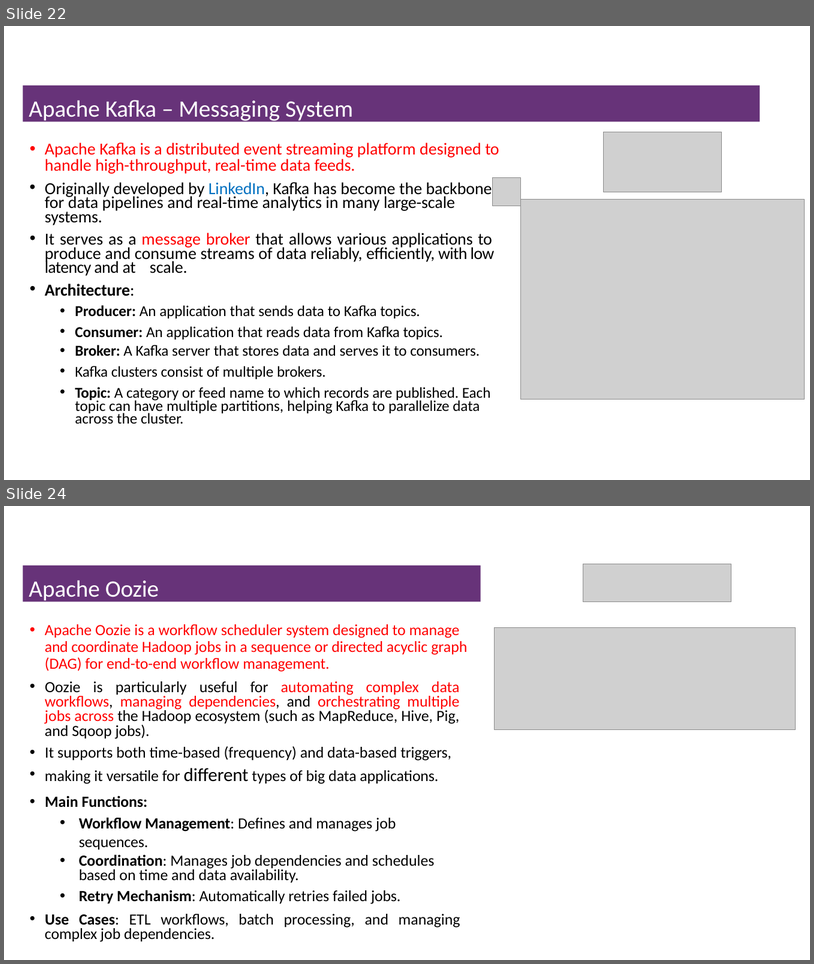
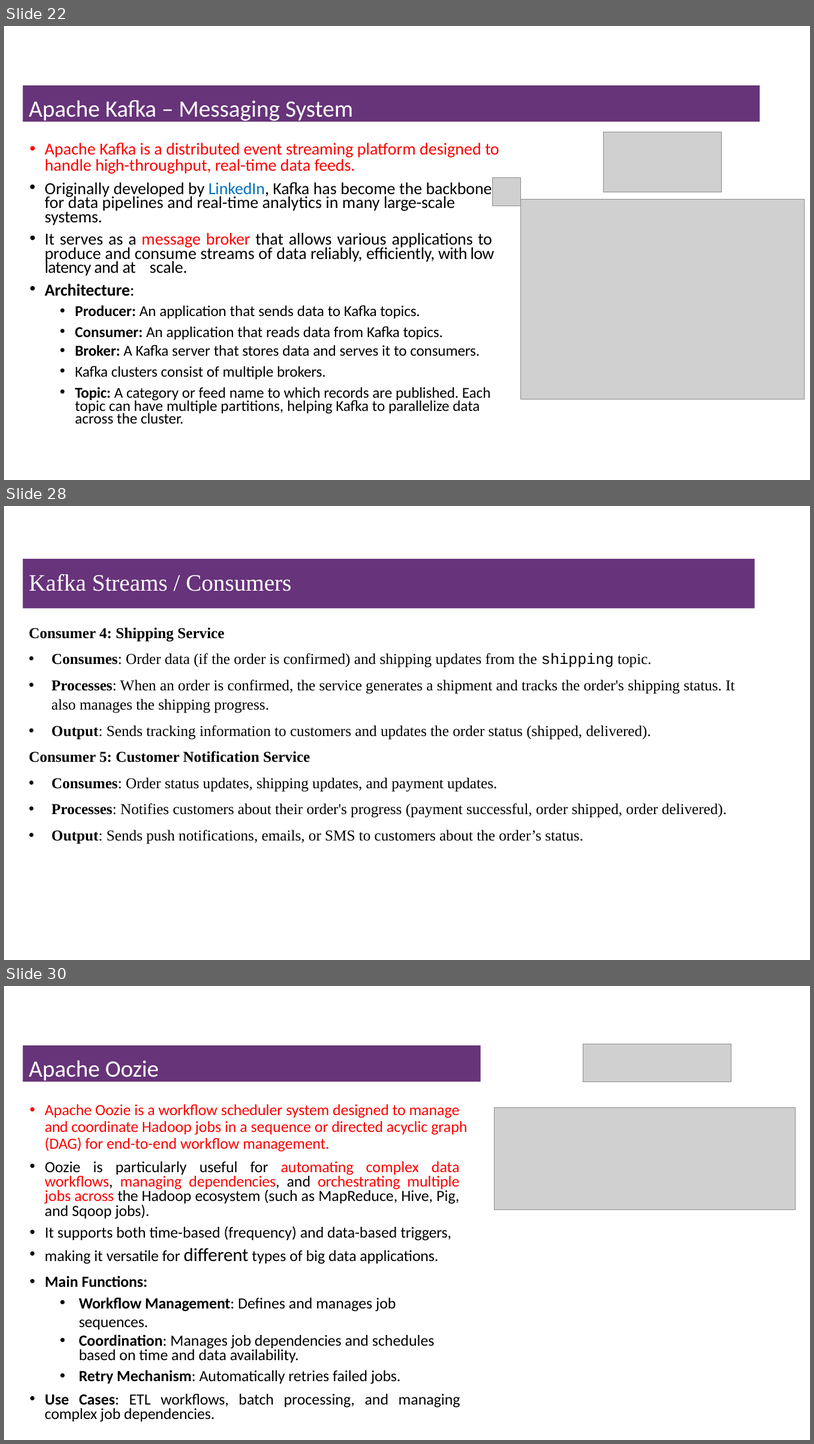
Before and after one commit to msfasha/307401-Big-Data, a slide deck: Lecture Notes/Section 2 - Introduction to Hadoop Eco System/2-Introduction to Hadoop Eco System.pptx. Shown one above the other, each under a label of ours: slides 22 and 24 before the commit, slides 22, 28 and 30 after it; the slides between them are not shown. The pictures are 814x964 and 814x1444 pixels, drawn with LibreOffice and Linux fonts; fonts in the diff are those of the drawing; grey boxes stand for pictures; background and template pictures are left out. Boxes give left, top, right and bottom in pixels: in the first picture for what was removed or moved away, otherwise in the second. Text is boxed around its words. In the diff, an @@ line names an element or a change of style, - is before the commit and + after.

```diff
--- a/Lecture Notes/Section 2 - Introduction to Hadoop Eco System/2-Introduction to Hadoop Eco System.pptx
+++ b/Lecture Notes/Section 2 - Introduction to Hadoop Eco System/2-Introduction to Hadoop Eco System.pptx
@@ slide 28 added at box(4, 506, 810, 960), background #FFFFFF @@
@@ title added at box(23, 559, 755, 608), fill #67337A, 28 pt, text #FFFFFF @@
+Kafka Streams / Consumers
@@ text added at box(29, 627, 735, 844), 18 pt, text #000000 @@
+Consumer 4: Shipping Service
+• Consumes: Order data (if the order is confirmed) and shipping updates from the shipping topic.
+• Processes: When an order is confirmed, the service generates a shipment and tracks the order's shipping status. It also manages the shipping progress.
+• Output: Sends tracking information to customers and updates the order status (shipped, delivered).
+Consumer 5: Customer Notification Service
+• Consumes: Order status updates, shipping updates, and payment updates.
+• Processes: Notifies customers about their order's progress (payment successful, order shipped, order delivered).
+• Output: Sends push notifications, emails, or SMS to customers about the order’s status.
@@ what was slide 24 is now slide 30 @@
```
Also in this commit, not shown: 3 slides changed, 6 other slides added, 1 slide removed, 1 other file.
